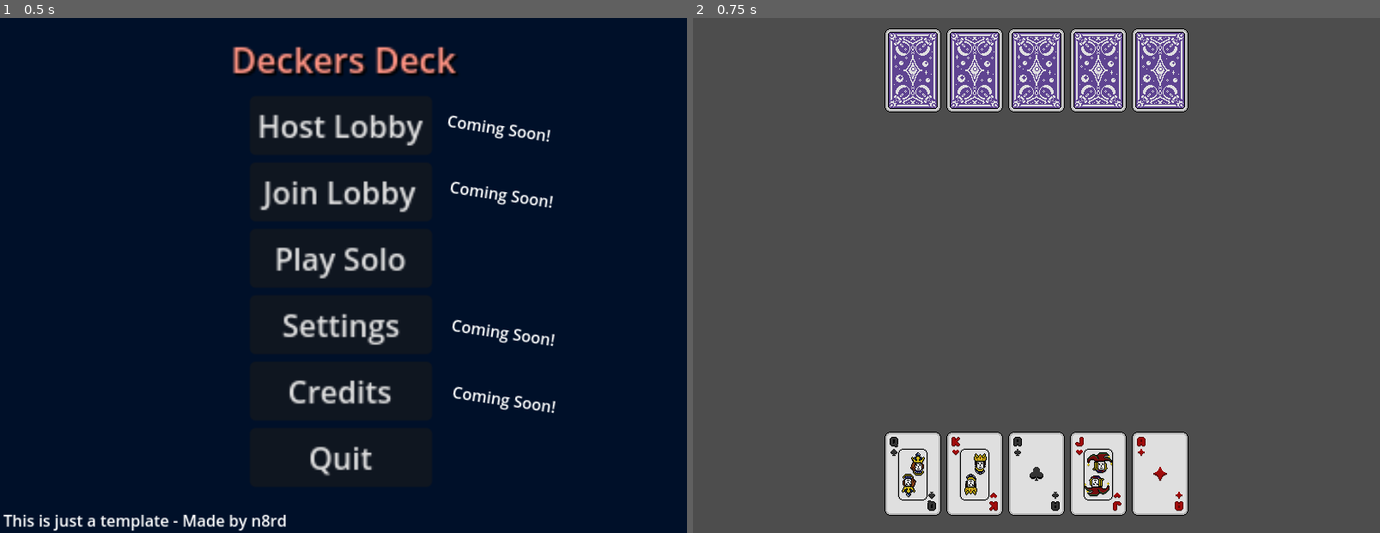
Above: before the commit, frames 1-2 (left to right).
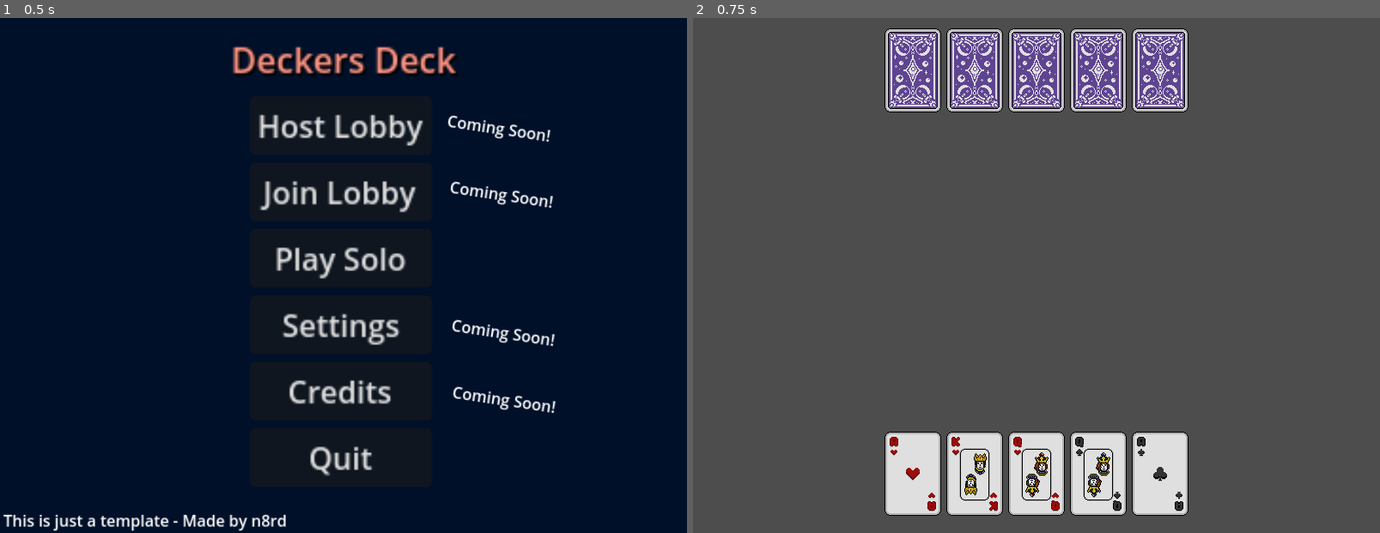
Above: after the commit, the same moments.

Repository: n8rdcontent/deckersdeck
Game: Godot game, scene res://scenes/MainMenu.tscn
Same seed, same stepped clock (60 frames per second), same inputs: the game is played once before the commit and once after it.
Inputs:
- Up to frame 1 (0.5 s): no input
- Up to frame 2 (0.75 s): click "Play Solo" at 0.5 s

Frame 1 is identical in both runs. In frame 2, 0.9% of the frame differs, in the area x 28-72%, y 81-96%.

Commit message:
Made further progess on the solo gamemode

Diff:
--- a/scenes/MainMenu.tscn
+++ b/scenes/MainMenu.tscn
@@ -1,6 +1,6 @@
 [gd_scene load_steps=3 format=3 uid="uid://b461x0r28au1"]
 
-[ext_resource type="Script" path="res://scenes/main_menu.gd" id="1_qrcqn"]
+[ext_resource type="Script" path="res://scripts/main_menu.gd" id="1_qrcqn"]
 [ext_resource type="AudioStream" uid="uid://cofyamsctdigr" path="res://assets/sounds/African1.mp3" id="2_hebms"]
 
 [node name="Main Menu" type="Node2D"]
--- a/scenes/SoloGame.tscn
+++ b/scenes/SoloGame.tscn
@@ -1,6 +1,6 @@
 [gd_scene load_steps=3 format=3 uid="uid://bvq3rwhyvky67"]
 
-[ext_resource type="Script" path="res://scenes/solo_game.gd" id="1_8kycf"]
+[ext_resource type="Script" path="res://scripts/solo_game.gd" id="1_8kycf"]
 [ext_resource type="AudioStream" uid="uid://cofyamsctdigr" path="res://assets/sounds/African1.mp3" id="2_vkska"]
 
 [node name="SoloGame" type="Node2D"]
--- a/scenes/solo_game.gd
+++ /dev/null
@@ -1,64 +0,0 @@
-extends Node2D
-@onready var PlayerHand = $Control/PlayerHand
-@onready var BotHand = $Control/BotHand
-@onready var ButtonSound = $AudioStreamPlayer
-
-
-# Called when the node enters the scene tree for the first time.
-# Game State
-var player_hand = []
-var bot_hand = []
-var deck = []
-
-func get_card_texture(card_name: String) -> Texture:
-	# Example: card_name should match the filename (e.g., "2_of_hearts.png")
-	return load("res://assets/sprites/cards/%s.png" % card_name)
-
-
-func _ready():
-	print("Solo mode started!")
-	ButtonSound.play()
-	_initialize_game()
-
-func _initialize_game():
-	# Placeholder: Initialize the deck and hands
-	deck = _create_deck()
-	deck.shuffle()
-	_deal_cards()
-	print("Player Hand: ", player_hand)
-	print("Bot Hand: ", bot_hand)
-
-func _create_deck():
-	# Create a placeholder deck (e.g., numbers 1-10 for simplicity)
-	return ["A.2", "A.4", "A.5", "A.7", "K2", "K4", "K5", "K7", "Q2", "Q4", "Q5", "Q7", "J2", "J4"]
-
-func _deal_cards():
-	# Deal cards to the player and bot
-	for i in range(5):  # Example: 3 cards each
-		var player_card = deck.pop_back()
-		var bot_card = deck.pop_back()
-
-		player_hand.append(player_card)
-		bot_hand.append(bot_card)
-
-		# Add card visuals
-		_add_card_to_hand(PlayerHand, player_card)
-		_add_card_to_hand(BotHand, bot_card, true)
-
-func _add_card_to_hand(hand_node: Node, card_name: String, hidden: bool = false):
-	var card_texture = get_card_texture(card_name)
-	var card_sprite = TextureRect.new()
-	card_sprite.texture = card_texture
-
-	if hidden:
-		# Use a card back texture for hidden cards (e.g., "card_back.png")
-		card_sprite.texture = preload("res://assets/sprites/cards/Back4.png")
-
-	# Add the card sprite to the hand
-	hand_node.add_child(card_sprite)
-
-
-
-# Called every frame. 'delta' is the elapsed time since the previous frame.
-func _process(delta: float) -> void:
-	pass
--- /dev/null
+++ b/scripts/solo_game.gd
@@ -0,0 +1,202 @@
+extends Node2D
+@onready var PlayerHand = $Control/PlayerHand
+@onready var BotHand = $Control/BotHand
+@onready var DeckArea = $Control/DeckArea
+@onready var ButtonSound = $AudioStreamPlayer
+
+signal player_selected_card
+
+var whosTurn = "player"
+var chosencard = ""
+
+# Called when the node enters the scene tree for the first time.
+# Game State
+var player_hand = []
+var bot_hand = []
+var deck = []
+var middleDeck = []
+
+func get_card_texture(card_name: String) -> Texture:
+	# Example: card_name should match the filename (e.g., "2_of_hearts.png")
+	var texture_path = "res://assets/sprites/cards/%s.png" % card_name
+	print("Loading texture: ", texture_path)
+	var texture = load(texture_path)
+	if texture == null:
+		print("Error: Texture not found for card: ", card_name)
+	return texture
+
+
+func _ready():
+	print("Solo mode started!")
+	ButtonSound.play()
+	_initialize_game()
+	gameLoop()
+
+func _initialize_game():
+	# Placeholder: Initialize the deck and hands
+	deck = _create_deck()
+	deck.shuffle()
+	chosencard = deck.pick_random()
+	_deal_cards()
+	print("Player Hand: ", player_hand)
+	print("Bot Hand: ", bot_hand)
+
+func _create_deck():
+	# Create a placeholder deck (e.g., numbers 1-10 for simplicity)
+	return ["A2", "A4", "A5", "A7", "K2", "K4", "K5", "K7", "Q2", "Q4", "Q5", "Q7"]
+
+func _deal_cards():
+	# Deal cards to the player and bot
+	for i in range(5):  # Example: 5 cards each
+		var player_card = deck.pop_back()
+		var bot_card = deck.pop_back()
+
+		player_hand.append(player_card)
+		bot_hand.append(bot_card)
+
+		# Add card visuals
+		_add_card_to_hand(PlayerHand, player_card)
+		_add_card_to_hand(BotHand, bot_card, true)
+
+func _add_card_to_hand(hand_node: Node, card_name: String, hidden: bool = false):
+	var card_texture = get_card_texture(card_name)
+	if card_texture == null:
+		print("Error: Failed to load texture for card: ", card_name)
+		return
+
+	var card_sprite = TextureRect.new()
+	card_sprite.texture = card_texture
+
+	if hidden:
+		# Use a card back texture for hidden cards (e.g., "card_back.png")
+		card_sprite.texture = preload("res://assets/sprites/cards/Back4.png")
+
+	# Set the card's name for reference
+	card_sprite.name = card_name
+
+	# Enable input for the card sprite
+	card_sprite.mouse_filter = Control.MOUSE_FILTER_PASS
+
+	# Connect input_event signal to detect clicks
+	card_sprite.connect("gui_input", Callable(self, "_on_card_clicked").bind(card_name))
+
+	# Add the card sprite to the hand
+	hand_node.add_child(card_sprite)
+
+
+# Function to handle card clicks
+func _on_card_clicked(event: InputEvent, card_name: String):
+	if event is InputEventMouseButton and event.pressed and event.button_index == MOUSE_BUTTON_LEFT:
+		 # Check if the clicked card belongs to the player
+		if card_name not in player_hand:
+			print("Cannot click on bot's card")
+			return
+
+		# Player clicked on this card
+		print("Card clicked: ", card_name)
+
+		# Perform logic for the card click
+		_handle_card_selection(card_name)
+
+
+# Handle card selection
+func _handle_card_selection(card_name: String):
+	# Example: Player puts this card in the middle
+	if whosTurn == "player":
+		#whosTurn = "bot"
+		print("Player selected card: ", card_name)
+		_move_card_to_middle(card_name)
+		emit_signal("player_selected_card")
+
+
+func _move_card_to_middle(card_name: String):
+	# Placeholder for moving the card to the middle
+	print("Moving card to the middle: ", card_name)
+
+	# Remove the card from the player's hand
+	if card_name in player_hand:
+		player_hand.erase(card_name)
+		_remove_card_from_hand(PlayerHand, card_name)
+	elif card_name in bot_hand:
+		bot_hand.erase(card_name)
+		_remove_card_from_hand(BotHand, card_name)
+
+	# Add the card to the middle deck
+	middleDeck.append(card_name)
+	print("Middle Deck: ", middleDeck)
+	updateMiddleDeck(card_name)
+	nextTurn()
+
+func _remove_card_from_hand(hand_node: Node, card_name: String):
+	for card_sprite in hand_node.get_children():
+		if card_sprite.name == card_name:
+			hand_node.remove_child(card_sprite)
+			card_sprite.queue_free()
+			break
+
+func updateMiddleDeck(card_name: String):
+	var card_texture = get_card_texture(card_name)
+	if card_texture == null:
+		print("Error: Failed to load texture for card: ", card_name)
+		return
+
+	var card_sprite = TextureRect.new()
+	card_sprite.texture = card_texture
+	DeckArea.add_child(card_sprite)
+
+func botTurn():
+	if whosTurn == "bot":
+		var Botschosencard = bot_hand.pick_random()
+		print(Botschosencard + " is bot's chosen card")
+		_move_card_to_middle(Botschosencard)
+
+func nextTurn():
+	if whosTurn == "bot":
+		whosTurn = "player"
+	elif whosTurn == "player":
+		whosTurn = "bot"
+		botTurn()
+
+# Called every frame. 'delta' is the elapsed time since the previous frame.
+func _process(delta: float) -> void:
+	pass
+
+
+func gameLoop():
+	print("Game Started")
+	print("Chosen Card: " + chosencard[0])
+	while true:
+		if whosTurn == "player":
+			print("Player's Turn")
+			await player_selected_card
+		elif whosTurn == "bot":
+			print("Bot's Turn")
+			botTurn()
+			await(get_tree().create_timer(0.1).timeout)
+		else :
+			break
+
+		if len(player_hand) == 0:
+			print("Player Wins")
+			break
+		elif len(bot_hand) == 0:
+			print("Bot Wins")
+			break
+		else:
+			pass
+
+
+
+#Everybody gets 5 cards	+
+#Game Chooses between King Queens or Aces +
+#Player Starts +
+#Player chooses a card, and puts it in the middle +
+#Bot can either call liar, or choose a card, and put it in the middle.
+#If the bot calls liar, the card is flipped, and if the bot is correct, the player draws a card.
+#If the bot is wrong, the bot draws a card.
+#If the bot chooses a card, the player can either call liar, or choose a card, and put it in the middle.
+#If the player calls liar, the card is flipped, and if the player is correct, the bot draws a card.
+#If the player is wrong, the player draws a card.
+#This runs until one of the players runs out of cards.
+#That player wins
+#If the deck runs out of cards, the one with the most cards wins/ or the one with the most of the chosen card wins. or least cards wins, or least of the chosen card wins or, rock paper scissors.
Renamed: assets/sprites/cards/A.2.png -> assets/sprites/cards/A2.png
Not shown, changed: assets/sprites/cards/A2.png.import
Renamed: assets/sprites/cards/A.4.png -> assets/sprites/cards/A4.png
Not shown, changed: assets/sprites/cards/A4.png.import
Renamed: assets/sprites/cards/A.5.png -> assets/sprites/cards/A5.png
Not shown, changed: assets/sprites/cards/A5.png.import
Renamed: assets/sprites/cards/A.7.png -> assets/sprites/cards/A7.png
Not shown, changed: assets/sprites/cards/A7.png.import
Renamed: scenes/main_menu.gd -> scripts/main_menu.gd
